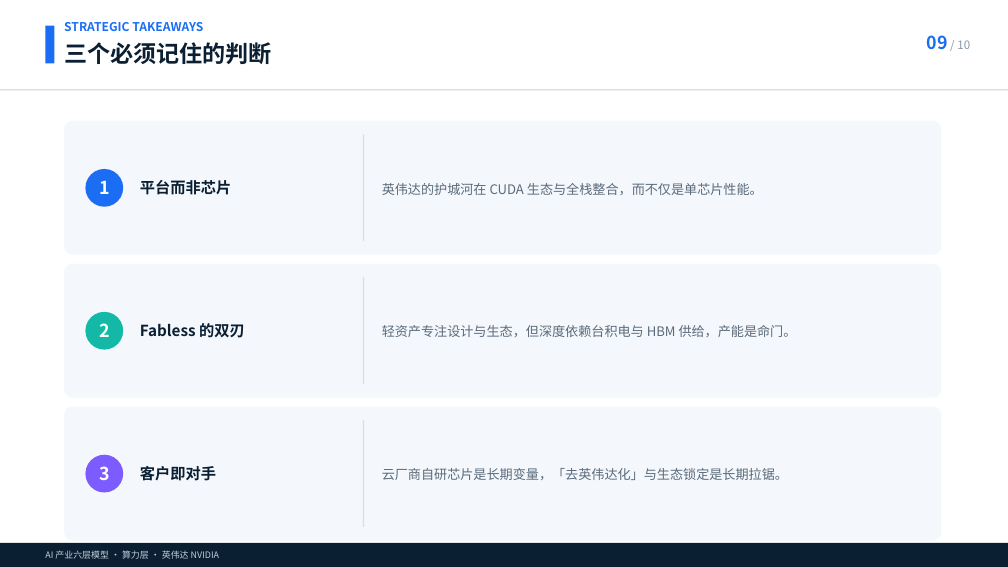
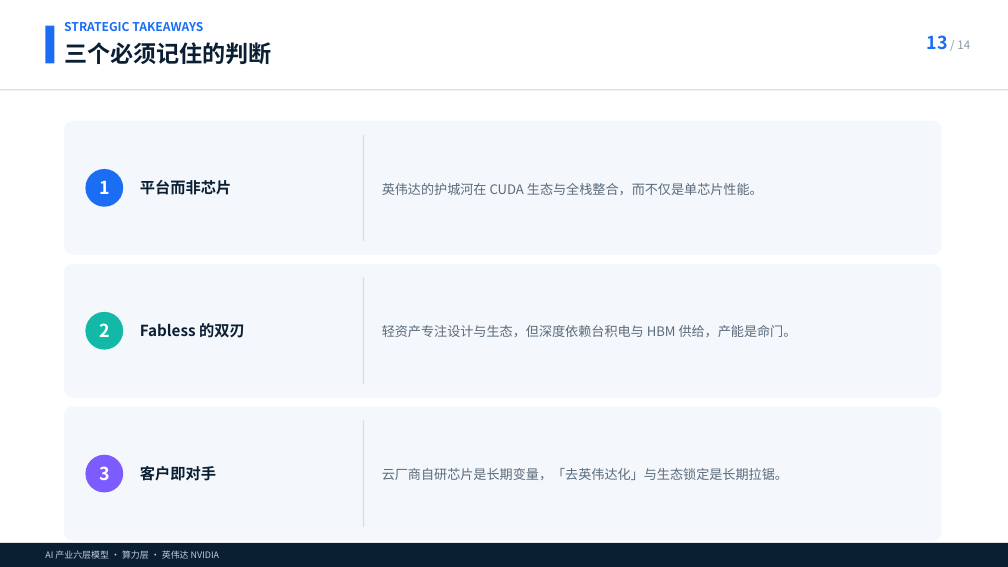
Before and after one commit to chenliang613/SocratesAI, a slide deck: slide 13 of output/英伟达的AI产业.pptx (slide 9 before the commit). Drawn at 1008x567 pixels with LibreOffice and Linux fonts; fonts in the diff are those of the drawing. Boxes give left, top, right and bottom in pixels: in the first picture for what was removed or moved away, otherwise in the second. Text is boxed around its words. In the diff, an @@ line names an element or a change of style, - is before the commit and + after.

```diff
--- a/output/英伟达的AI产业.pptx
+++ b/output/英伟达的AI产业.pptx
@@ text at [927,35,970,50]: text changed @@
-09 / 10
+13 / 14
```
Also in this commit, not shown: 7 other slides changed, 4 slides added, 17 other files.
